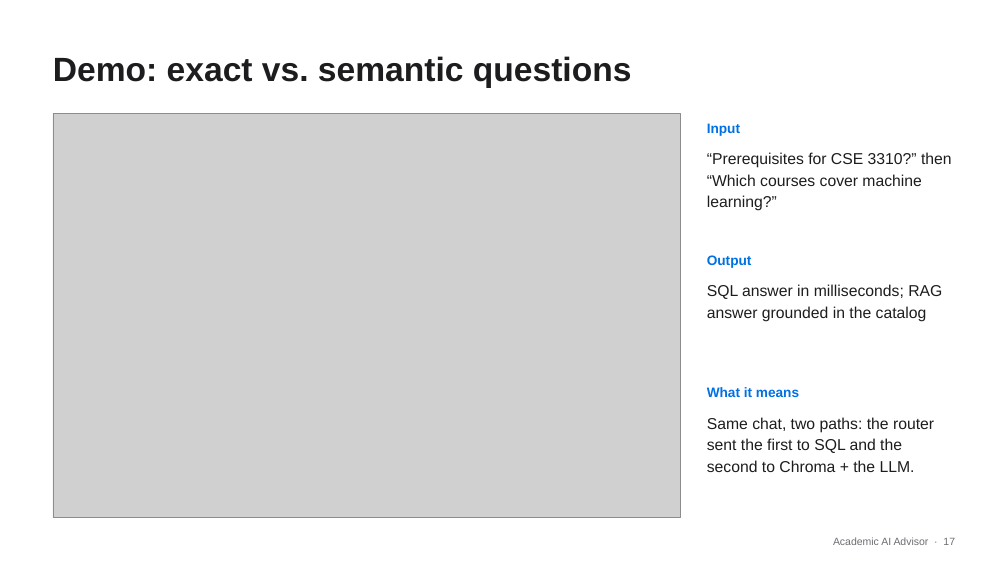
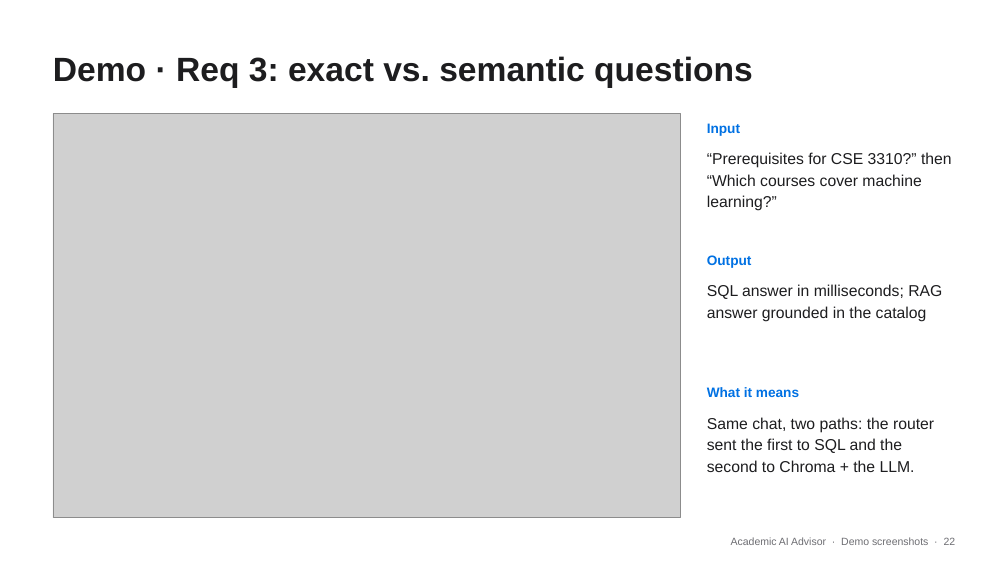
Before and after one commit to JordanTaylorGit/CSE-4392-AI-Academic-Advisor, a slide deck: slide 22 of deliverables/AI_Advisor_Presentation.pptx (slide 17 before the commit). Drawn at 1008x567 pixels with LibreOffice and Linux fonts; fonts in the diff are those of the drawing; grey boxes stand for pictures. Boxes give left, top, right and bottom in pixels: in the first picture for what was removed or moved away, otherwise in the second. Text is boxed around its words. In the diff, an @@ line names an element or a change of style, - is before the commit and + after.

```diff
--- a/deliverables/AI_Advisor_Presentation.pptx
+++ b/deliverables/AI_Advisor_Presentation.pptx
@@ text at box(53, 56, 753, 88): text changed @@
-Demo: exact vs. semantic questions
+Demo · Req 3: exact vs. semantic questions
@@ text at box(731, 537, 956, 545): text changed @@
-Academic AI Advisor · 17
+Academic AI Advisor · Demo screenshots · 22
```
Also in this commit, not shown: 19 other slides changed, 9 slides added, 2 slides removed, 1 other file.
